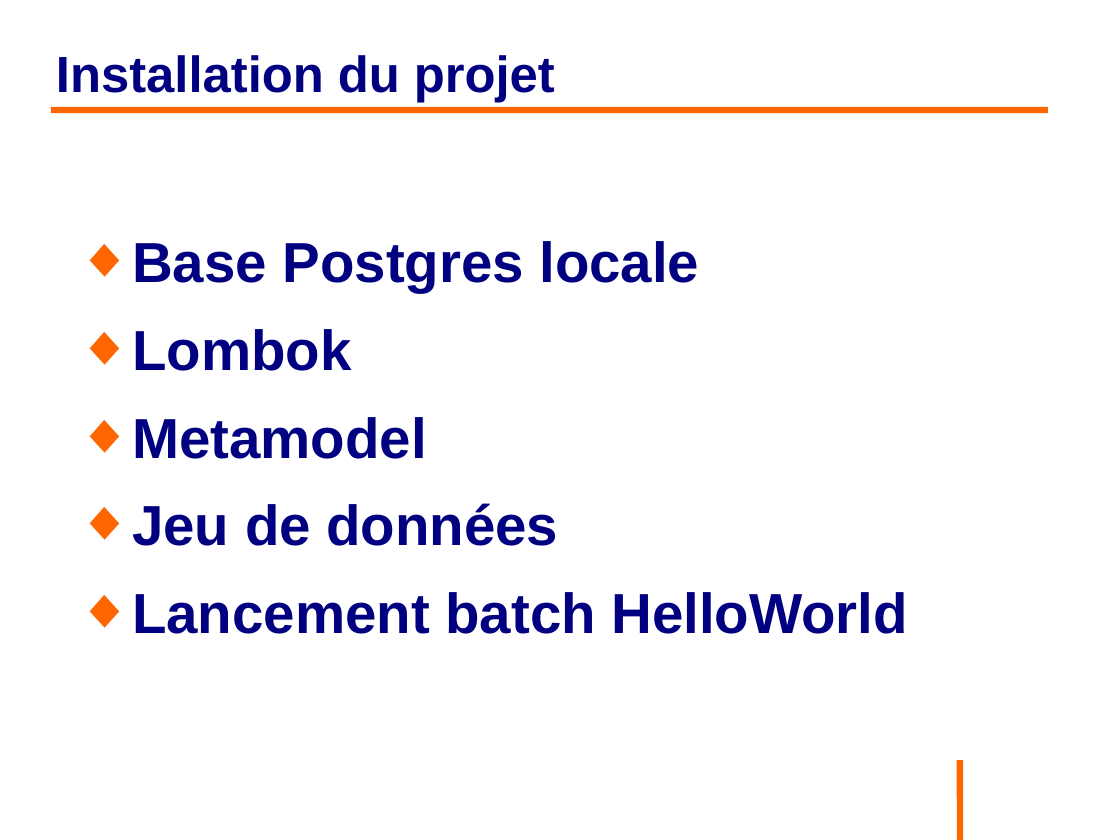
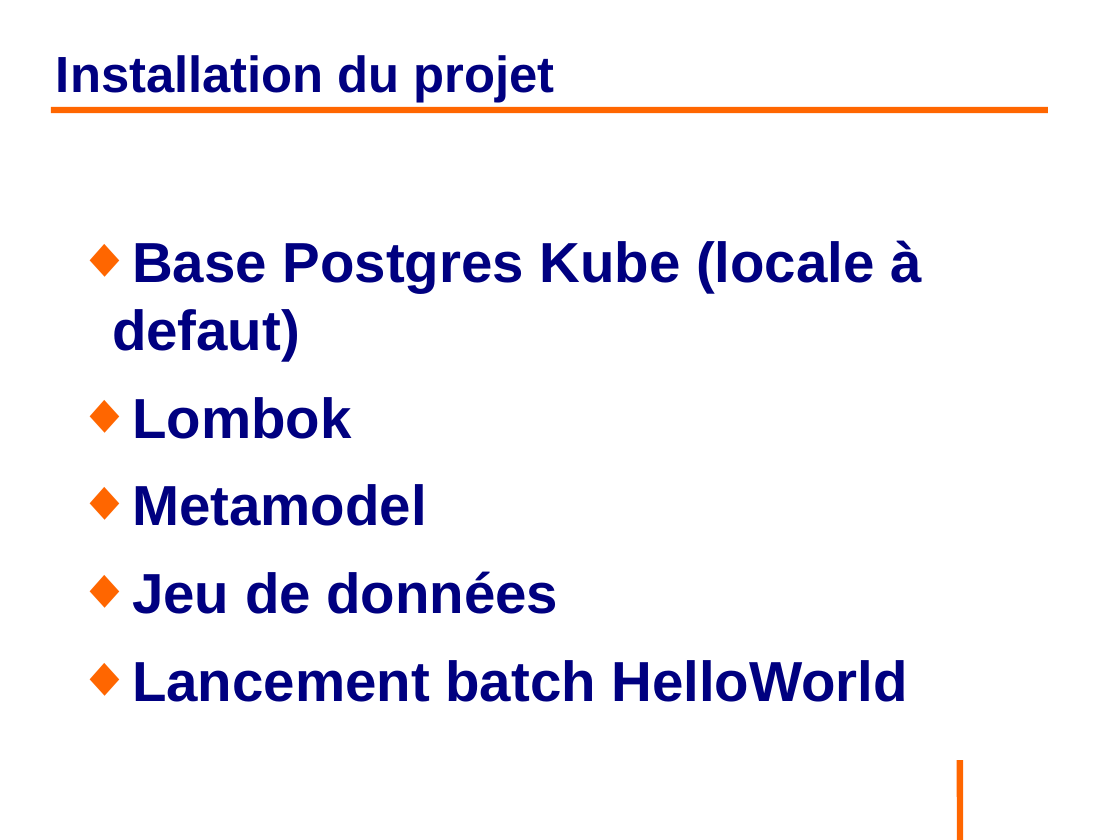
Before and after one commit to philphils/formation-hibernate-avancee, a slide deck: slide 10 of Documentation/diapo_formation_hibernate_avancee.odp. Drawn at 1120x840 pixels with LibreOffice and Linux fonts; fonts in the diff are those of the drawing; background and template pictures are left out. Boxes give left, top, right and bottom in pixels: in the first picture for what was removed or moved away, otherwise in the second. Text is boxed around its words. In the diff, an @@ line names an element or a change of style, - is before the commit and + after.

```diff
--- a/Documentation/diapo_formation_hibernate_avancee.odp
+++ b/Documentation/diapo_formation_hibernate_avancee.odp
@@ text at <box>112,240,921,360</box>: text changed @@
-◆ Base Postgres locale
+◆ Base Postgres Kube (locale à defaut)
```
Also in this commit, not shown: 1 other slide changed, 4 slides added.
